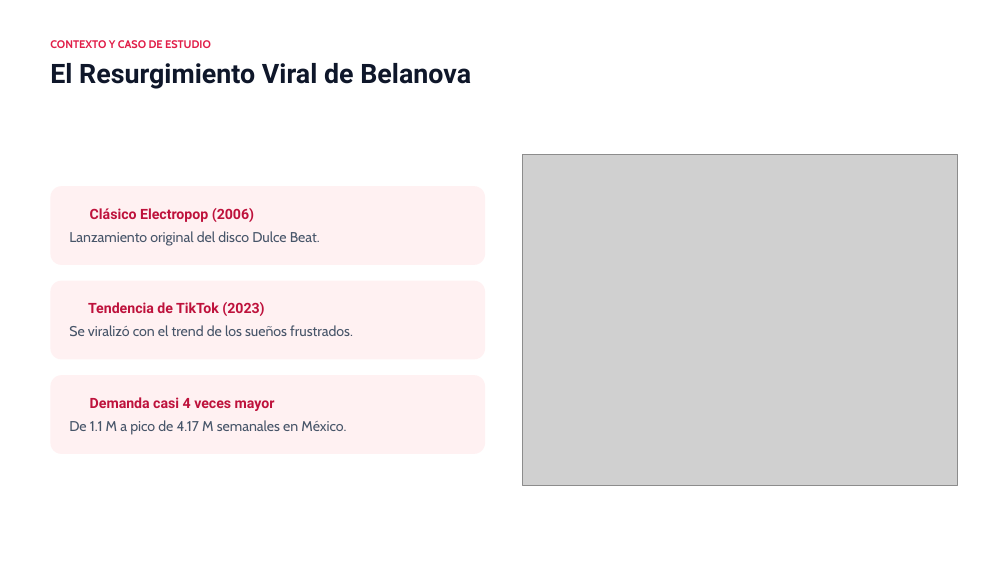
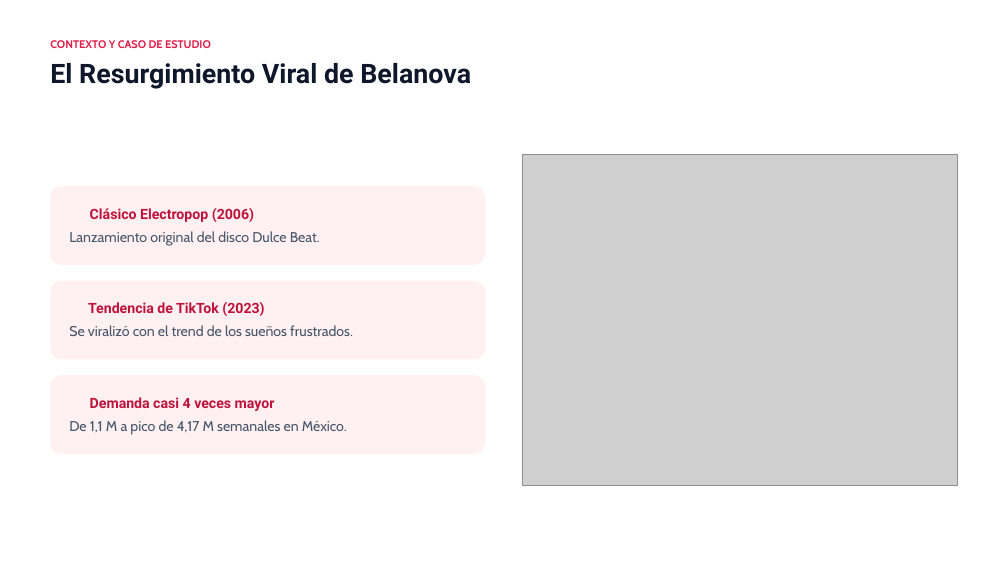
Before and after one commit to PedroGattiUCC/metodos-numericos-rosa-pastel, a slide deck: slide 2 of ENTREGABLES/Presentacion_Rosa_Pastel_Metodos_Numericos.pptx. Drawn at 1008x567 pixels with LibreOffice and Linux fonts; fonts in the diff are those of the drawing; grey boxes stand for pictures; background and template pictures are left out. Boxes give left, top, right and bottom in pixels: in the first picture for what was removed or moved away, otherwise in the second. Text is boxed around its words. In the diff, an @@ line names an element or a change of style, - is before the commit and + after.

```diff
--- a/ENTREGABLES/Presentacion_Rosa_Pastel_Metodos_Numericos.pptx
+++ b/ENTREGABLES/Presentacion_Rosa_Pastel_Metodos_Numericos.pptx
@@ text at bbox=[69, 420, 347, 434]: text changed @@
-De 1.1 M a pico de 4.17 M semanales en México.
+De 1,1 M a pico de 4,17 M semanales en México.
```
Also in this commit, not shown: 6 other slides changed, 1 slide added, 2 other files.
